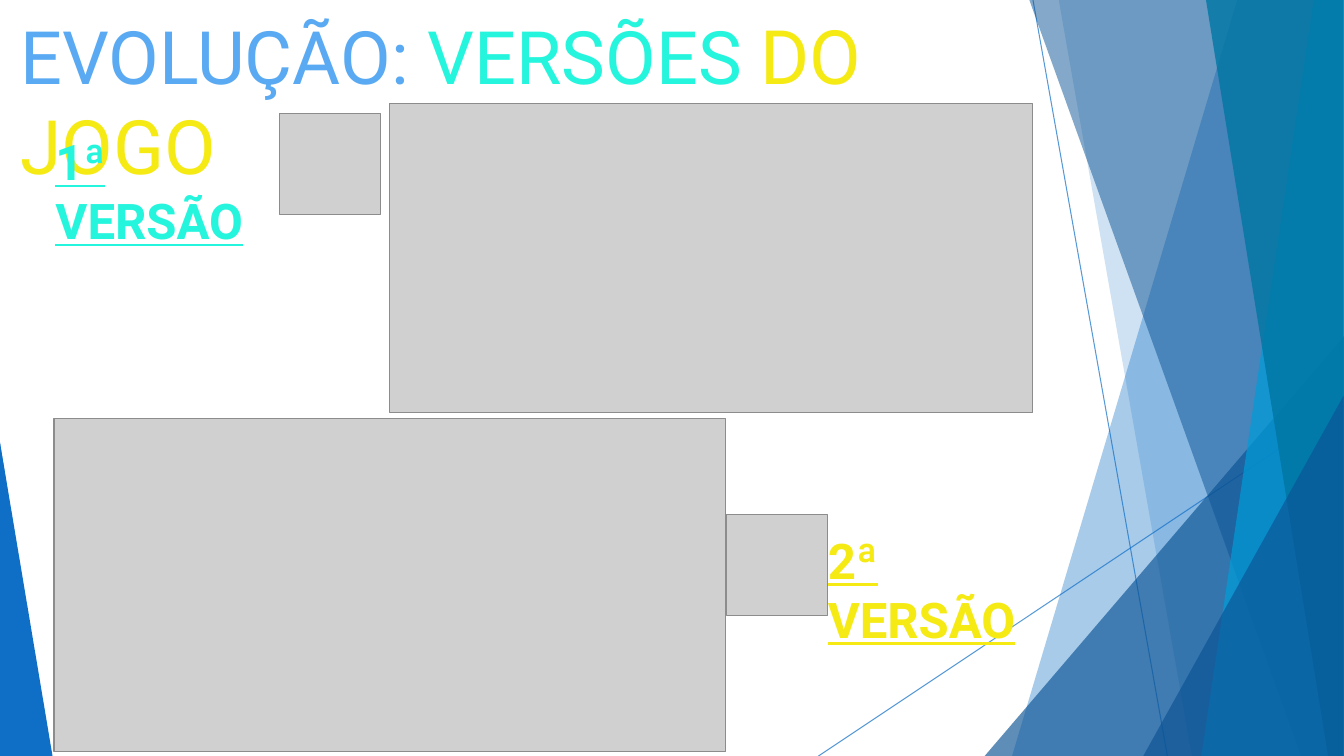
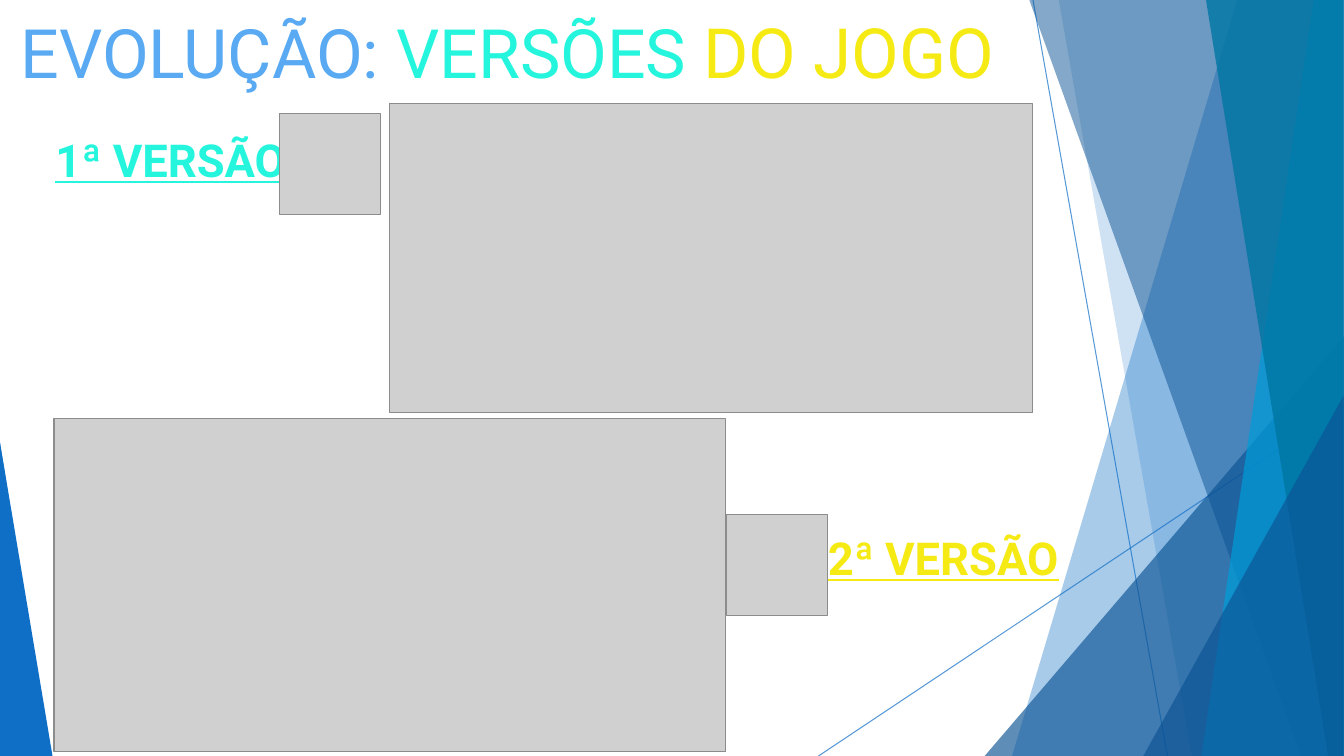
Before and after one commit to FelipeTRpo/AlphaMathcs, a slide deck: slide 7 of frontend/src/AlphaMethics.pptx (slide 6 before the commit). Drawn at 1344x756 pixels with LibreOffice and Linux fonts; fonts in the diff are those of the drawing; grey boxes stand for pictures. Boxes give left, top, right and bottom in pixels: in the first picture for what was removed or moved away, otherwise in the second. Text is boxed around its words. In the diff, an @@ line names an element or a change of style, - is before the commit and + after.

```diff
--- a/frontend/src/AlphaMethics.pptx
+++ b/frontend/src/AlphaMethics.pptx
@@ text "EVOLUÇÃO: VERSÕES DO JOGO" at [20,17,994,93]: size 52.6 to 48.6 pt in "EVOLUÇÃO: VERSÕES"; size 53.6 to 49.5 pt in "DO JOGO" @@
@@ text "1ª VERSÃO" at [55,136,286,188]: size 35.1 to 32.4 pt @@
@@ text "2ª VERSÃO" at [828,534,1058,581]: size 35.1 to 32.4 pt @@
```
Also in this commit, not shown: 1 slide added, 3 other files.
